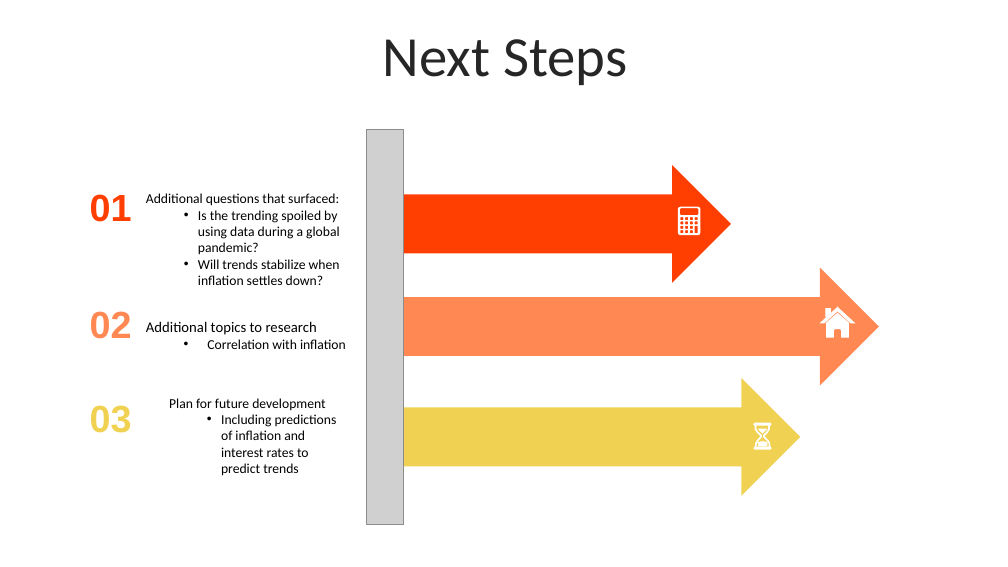
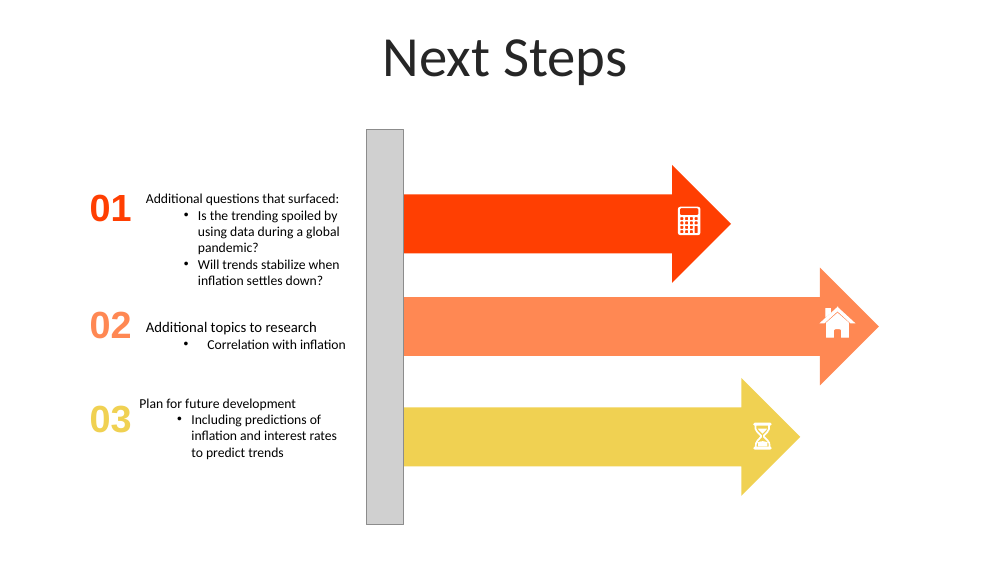
Before and after one commit to JamieMellway/FintechBootcampProject1, a slide deck: slide 7 of Presentation.pptx. Drawn at 1008x567 pixels with LibreOffice and Linux fonts; fonts in the diff are those of the drawing; grey boxes stand for pictures. Boxes give left, top, right and bottom in pixels: in the first picture for what was removed or moved away, otherwise in the second. Text is boxed around its words. In the diff, an @@ line names an element or a change of style, - is before the commit and + after.

```diff
--- a/Presentation.pptx
+++ b/Presentation.pptx
@@ text "Plan for future development" rewrapped from bbox=[169, 398, 337, 476] to bbox=[139, 398, 337, 460] @@
```
Also in this commit, not shown: 2 other slides changed.
